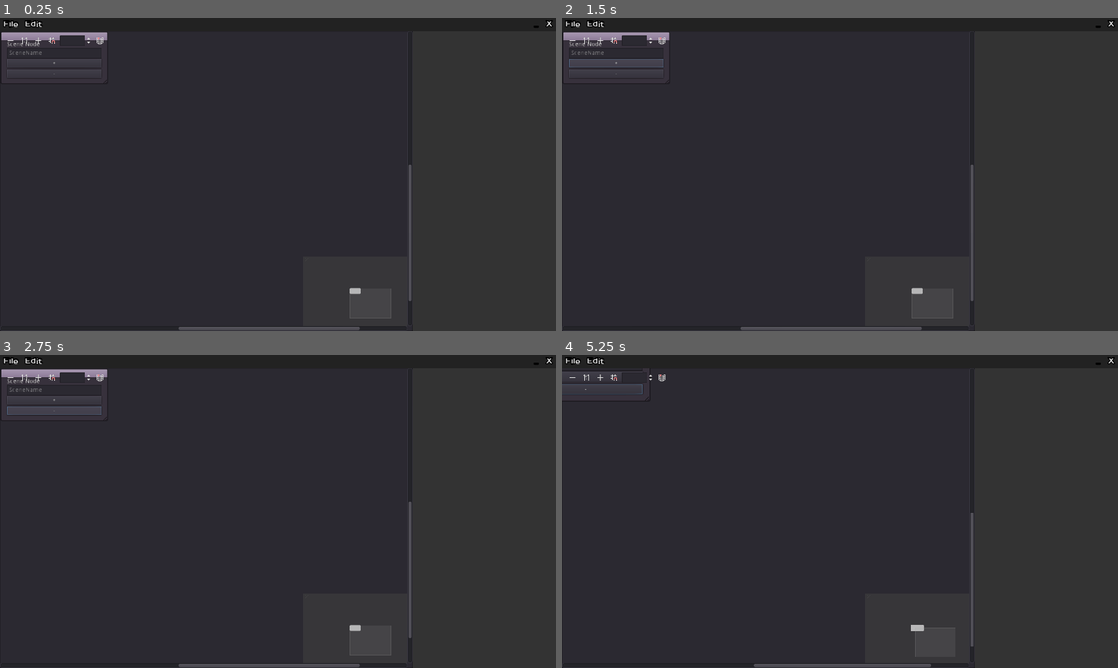
Above: before the commit, frames 1-4 (two rows, left to right).
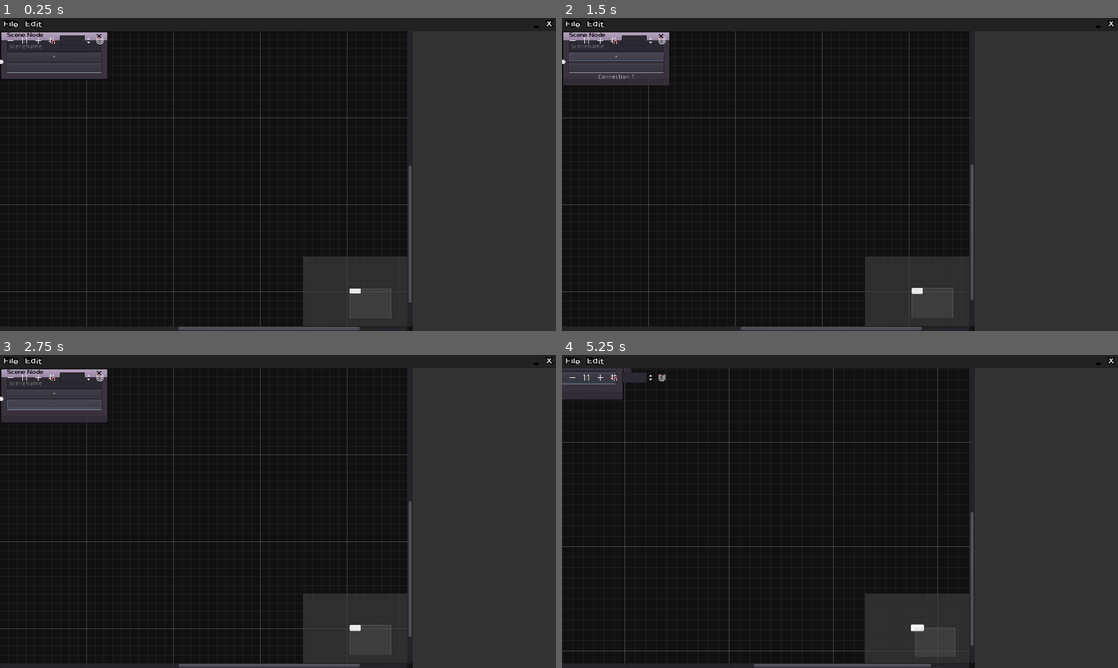
Above: after the commit, the same moments.

Repository: Mercadud/Godot-Project-Planner-Exporter
Game: Godot game, scene res://Scenes/Pages/Main Page.tscn
Same seed, same stepped clock (60 frames per second), same inputs: the game is played once before the commit and once after it. The project has no main scene, so this scene is started directly.
Inputs (mouse positions are in pixels of both pictures, inside the frame that each line leads up to):
- Up to frame 1 (0.25 s): no input
- Up to frame 2 (1.5 s): click "_" at 0.5 s; click "+" at 1.25 s
- Up to frame 3 (2.75 s): click "-" at 2 s
- Up to frame 4 (5.25 s): click "File" at 2.75 s; click "Edit" at 3.5 s; click (573, 376) at 4.25 s; click (600, 376) at 5 s

The runs differ from the first frame. In frame 1, 53% of the frame differs, in the area x 0-75%, y 4-100%; in frame 2, 53%; in frame 3, 53%; in frame 4, 56%.

Commit message:
added better things

Diff:
--- a/Scenes/Pages/Main Page.tscn
+++ b/Scenes/Pages/Main Page.tscn
@@ -1,14 +1,16 @@
-[gd_scene load_steps=5 format=2]
+[gd_scene load_steps=6 format=2]
 
 [ext_resource path="res://Fonts/Prosto_One/TitleBar.tres" type="DynamicFont" id=1]
 [ext_resource path="res://Script/titleBar/titleBar.gd" type="Script" id=2]
 [ext_resource path="res://Scenes/nodes/SceneNode.tscn" type="PackedScene" id=3]
 [ext_resource path="res://Script/Tree/Tree.gd" type="Script" id=4]
+[ext_resource path="res://Themes/dark.tres" type="Theme" id=5]
 
 [node name="Main Page" type="Control"]
 anchor_right = 1.0
 anchor_bottom = 1.0
 __meta__ = {
+"_edit_lock_": true,
 "_edit_use_anchors_": false
 }
 
@@ -29,6 +31,7 @@
 margin_bottom = -0.24
 script = ExtResource( 2 )
 __meta__ = {
+"_edit_lock_": true,
 "_edit_use_anchors_": true
 }
 
@@ -100,6 +103,7 @@
 margin_left = 0.239929
 margin_top = -0.240002
 __meta__ = {
+"_edit_lock_": true,
 "_edit_use_anchors_": false
 }
 
@@ -116,22 +120,47 @@
 margin_right = 0.239929
 script = ExtResource( 4 )
 __meta__ = {
+"_edit_lock_": true,
+"_edit_use_anchors_": false
+}
+
+[node name="right Click" type="MenuButton" parent="CanvasLayer/Tree"]
+visible = false
+margin_left = 367.164
+margin_top = 226.725
+margin_right = 379.164
+margin_bottom = 246.725
+disabled = true
+toggle_mode = false
+shortcut_in_tooltip = false
+__meta__ = {
 "_edit_use_anchors_": false
 }
 
 [node name="GraphEdit" type="GraphEdit" parent="CanvasLayer/Tree"]
 anchor_right = 1.0
 anchor_bottom = 1.0
+theme = ExtResource( 5 )
 right_disconnects = true
-use_snap = false
 __meta__ = {
 "_edit_lock_": true,
 "_edit_use_anchors_": false
 }
 
 [node name="SceneNode" parent="CanvasLayer/Tree/GraphEdit" instance=ExtResource( 3 )]
+margin_bottom = 124.0
+rect_pivot_offset = Vector2( 210.233, 176.982 )
+
+[node name="SceneNode2" parent="CanvasLayer/Tree/GraphEdit" instance=ExtResource( 3 )]
+margin_bottom = 124.0
+mouse_filter = 1
+
+[node name="Scene" parent="CanvasLayer/Tree/GraphEdit" instance=ExtResource( 3 )]
 mouse_filter = 1
 [connection signal="mouse_entered" from="CanvasLayer/tileBar" to="CanvasLayer/tileBar" method="_on_tileBar_mouse_entered"]
 [connection signal="mouse_exited" from="CanvasLayer/tileBar" to="CanvasLayer/tileBar" method="_on_tileBar_mouse_exited"]
 [connection signal="button_up" from="CanvasLayer/tileBar/colour/X" to="CanvasLayer/tileBar" method="_on_X_button_up"]
 [connection signal="button_up" from="CanvasLayer/tileBar/colour/-" to="CanvasLayer/tileBar" method="_on__button_up"]
+[connection signal="connection_request" from="CanvasLayer/Tree/GraphEdit" to="CanvasLayer/Tree" method="_on_GraphEdit_connection_request"]
+[connection signal="disconnection_request" from="CanvasLayer/Tree/GraphEdit" to="CanvasLayer/Tree" method="_on_GraphEdit_disconnection_request"]
+[connection signal="gui_input" from="CanvasLayer/Tree/GraphEdit" to="CanvasLayer/Tree" method="_on_GraphEdit_gui_input"]
--- a/Scenes/nodes/SceneNode.tscn
+++ b/Scenes/nodes/SceneNode.tscn
@@ -1,7 +1,8 @@
-[gd_scene load_steps=4 format=2]
+[gd_scene load_steps=5 format=2]
 
 [ext_resource path="res://Fonts/Prosto_One/ProstoOne-Regular.ttf" type="DynamicFontData" id=1]
 [ext_resource path="res://Script/Tree/nodes/SceneNode.gd" type="Script" id=2]
+[ext_resource path="res://Themes/dark.tres" type="Theme" id=3]
 
 [sub_resource type="DynamicFont" id=1]
 size = 13
@@ -9,18 +10,23 @@
 extra_spacing_bottom = 2
 font_data = ExtResource( 1 )
 
-[node name="SceneNode" type="GraphNode"]
+[node name="Scene" type="GraphNode" groups=[
+"Scene",
+]]
 margin_right = 250.0
-margin_bottom = 71.0
+margin_bottom = 114.0
+rect_pivot_offset = Vector2( 307.983, 44.4083 )
+theme = ExtResource( 3 )
 custom_fonts/title_font = SubResource( 1 )
-resizable = true
+title = "Scene Node"
+show_close = true
 slot/0/left_enabled = false
 slot/0/left_type = 0
-slot/0/left_color = Color( 0, 0, 0, 1 )
+slot/0/left_color = Color( 1, 1, 1, 1 )
 slot/0/right_enabled = false
 slot/0/right_type = 0
 slot/0/right_color = Color( 1, 1, 1, 1 )
-slot/1/left_enabled = false
+slot/1/left_enabled = true
 slot/1/left_type = 0
 slot/1/left_color = Color( 1, 1, 1, 1 )
 slot/1/right_enabled = false
@@ -49,48 +55,50 @@
 "_edit_use_anchors_": false
 }
 
-[node name="Label" type="Label" parent="."]
+[node name="HSeparator" type="HSeparator" parent="."]
+visible = false
 margin_left = 16.0
 margin_top = 24.0
 margin_right = 234.0
-margin_bottom = 38.0
-text = "Scene Node"
-
-[node name="HSeparator" type="HSeparator" parent="."]
-visible = false
-margin_left = 16.0
-margin_top = 39.0
-margin_right = 234.0
-margin_bottom = 43.0
+margin_bottom = 28.0
 
 [node name="SceneName" type="LineEdit" parent="."]
 margin_left = 16.0
-margin_top = 44.0
+margin_top = 29.0
 margin_right = 234.0
-margin_bottom = 68.0
+margin_bottom = 53.0
 max_length = 26
 placeholder_text = "SceneName"
 
 [node name="HSeparator2" type="HSeparator" parent="."]
 visible = false
 margin_left = 16.0
-margin_top = 69.0
+margin_top = 54.0
 margin_right = 234.0
-margin_bottom = 73.0
+margin_bottom = 58.0
 
 [node name="HBoxContainer" type="VBoxContainer" parent="."]
 margin_left = 16.0
-margin_top = 74.0
+margin_top = 59.0
 margin_right = 234.0
-margin_bottom = 118.0
+margin_bottom = 103.0
 
-[node name="Button" type="Button" parent="HBoxContainer"]
+[node name="+" type="Button" parent="HBoxContainer"]
 margin_right = 218.0
 margin_bottom = 20.0
 text = "+"
 
-[node name="Button2" type="Button" parent="HBoxContainer"]
+[node name="-" type="Button" parent="HBoxContainer"]
 margin_top = 24.0
 margin_right = 218.0
 margin_bottom = 44.0
 text = "-"
+
+[node name="HSeparator3" type="HSeparator" parent="."]
+margin_left = 16.0
+margin_top = 104.0
+margin_right = 234.0
+margin_bottom = 108.0
+[connection signal="close_request" from="." to="." method="_on_SceneNode_close_request"]
+[connection signal="button_up" from="HBoxContainer/+" to="." method="_on_plus_button_up"]
+[connection signal="button_up" from="HBoxContainer/-" to="." method="_on__button_up"]
--- a/Script/Tree/Tree.gd
+++ b/Script/Tree/Tree.gd
@@ -1,6 +1,38 @@
 extends Control
 
 onready var graph = $GraphEdit
+onready var rightClic = $"right Click"
 
 func _ready():
-	pass
+	rightClic.get_popup().add_item("Root")
+	rightClic.get_popup().add_item("Scene")
+	rightClic.get_popup().add_item("node")
+	rightClic.get_popup().add_item("Script")
+
+
+
+func _on_GraphEdit_connection_request(from, from_slot, to, to_slot):
+	graph.connect_node(from, from_slot, to, to_slot)
+
+
+func _on_GraphEdit_disconnection_request(from, from_slot, to, to_slot):
+	graph.disconnect_node(from, from_slot, to, to_slot)
+
+func _input(event):
+	if Input.is_action_just_pressed("right Click"):
+		rightClic.visible = true
+		rightClic.disabled = false
+		rightClic.get_popup().popup(Rect2(get_local_mouse_position(), Vector2(100, 80) ))
+	elif Input.is_action_just_pressed("leftClick"):
+		rightClic.visible = false
+		rightClic.disabled = true
+
+
+func _on_GraphEdit_gui_input(event):
+	if Input.is_action_just_pressed("right Click"):
+		rightClic.visible = true
+		rightClic.disabled = false
+		rightClic.rect_position = get_local_mouse_position()
+	if Input.is_action_just_pressed("leftClick"):
+		rightClic.visible = false
+		rightClic.disabled = true
--- a/Script/Tree/nodes/SceneNode.gd
+++ b/Script/Tree/nodes/SceneNode.gd
@@ -1,5 +1,43 @@
 extends GraphNode
 
+onready var connections = $"."
+
+var addSlot = 5
 
 func _ready():
-	pass
+	updateSize()
+
+func updateConnections():
+	for i in [addSlot]:
+		self.set_slot(i-1, false, 0, Color(1,0,0,1), true, 0,  Color(1,0,0,1), null, null)
+		updateSize()
+
+func _on__button_up():
+	if connections.get_child_count() != 5:
+		connections.get_child(connections.get_child_count()-1).queue_free()
+		addSlotCountDown()
+	updateSize()
+
+
+func _on_plus_button_up():
+	addSlotCountUp()
+	var label = Label.new()
+	label.align = Label.ALIGN_CENTER
+	connections.add_child(label)
+	label.text = "Connection " + str(connections.get_child_count() - 5)
+	updateConnections()
+	updateSize()
+
+func addSlotCountUp():
+	addSlot += 1
+
+func addSlotCountDown():
+	if addSlot != 5:
+		addSlot -= 1
+
+func updateSize():
+	rect_size.y = 0
+
+
+func _on_SceneNode_close_request():
+	queue_free()
--- a/Script/titleBar/titleBar.gd
+++ b/Script/titleBar/titleBar.gd
@@ -9,6 +9,7 @@
 			dragPoint = get_local_mouse_position()
 		if Input.is_action_pressed("leftClick"):
 			OS.window_position += get_global_mouse_position() - dragPoint
+
 
 
 func _on_tileBar_mouse_entered():
--- a/Themes/dark.tres
+++ b/Themes/dark.tres
@@ -1,6 +1,23 @@
-[gd_resource type="Theme" format=2]
+[gd_resource type="Theme" load_steps=2 format=2]
+
+[sub_resource type="StyleBoxFlat" id=1]
+bg_color = Color( 0.6, 0.6, 0.6, 0 )
 
 [resource]
+GraphEdit/colors/activity = Color( 1, 1, 1, 1 )
+GraphEdit/colors/grid_major = Color( 1, 1, 1, 0.2 )
+GraphEdit/colors/grid_minor = Color( 1, 1, 1, 0.05 )
+GraphEdit/colors/selection_fill = Color( 1, 1, 1, 0.3 )
+GraphEdit/colors/selection_stroke = Color( 1, 1, 1, 0.8 )
+GraphEdit/constants/bezier_len_neg = 160
+GraphEdit/constants/bezier_len_pos = 80
+GraphEdit/constants/port_grab_distance_horizontal = 48
+GraphEdit/constants/port_grab_distance_vertical = 6
+GraphEdit/icons/minus = null
+GraphEdit/icons/more = null
+GraphEdit/icons/reset = null
+GraphEdit/icons/snap = null
+GraphEdit/styles/bg = SubResource( 1 )
 MenuButton/colors/font_color = Color( 0.88, 0.88, 0.88, 1 )
 MenuButton/colors/font_color_disabled = Color( 1, 1, 1, 0.3 )
 MenuButton/colors/font_color_hover = Color( 0.94, 0.94, 0.94, 1 )
@@ -12,39 +29,3 @@
 MenuButton/styles/hover = null
 MenuButton/styles/normal = null
 MenuButton/styles/pressed = null
-Tree/colors/custom_button_font_highlight = Color( 0.94, 0.94, 0.94, 1 )
-Tree/colors/drop_position_color = Color( 1, 0.3, 0.2, 1 )
-Tree/colors/font_color = Color( 0.69, 0.69, 0.69, 1 )
-Tree/colors/font_color_selected = Color( 1, 1, 1, 1 )
-Tree/colors/guide_color = Color( 0, 0, 0, 0.1 )
-Tree/colors/relationship_line_color = Color( 0.27, 0.27, 0.27, 1 )
-Tree/colors/title_button_color = Color( 0.88, 0.88, 0.88, 1 )
-Tree/constants/button_margin = 4
-Tree/constants/draw_guides = 1
-Tree/constants/draw_relationship_lines = 0
-Tree/constants/hseparation = 4
-Tree/constants/item_margin = 12
-Tree/constants/scroll_border = 4
-Tree/constants/scroll_speed = 12
-Tree/constants/vseparation = 4
-Tree/fonts/font = null
-Tree/fonts/title_button_font = null
-Tree/icons/arrow = null
-Tree/icons/arrow_collapsed = null
-Tree/icons/checked = null
-Tree/icons/select_arrow = null
-Tree/icons/unchecked = null
-Tree/icons/updown = null
-Tree/styles/bg = null
-Tree/styles/bg_focus = null
-Tree/styles/button_pressed = null
-Tree/styles/cursor = null
-Tree/styles/cursor_unfocused = null
-Tree/styles/custom_button = null
-Tree/styles/custom_button_hover = null
-Tree/styles/custom_button_pressed = null
-Tree/styles/selected = null
-Tree/styles/selected_focus = null
-Tree/styles/title_button_hover = null
-Tree/styles/title_button_normal = null
-Tree/styles/title_button_pressed = null
--- a/project.godot
+++ b/project.godot
@@ -33,6 +33,11 @@
 "events": [ Object(InputEventMouseButton,"resource_local_to_scene":false,"resource_name":"","device":0,"alt":false,"shi …(212 unchanged characters)…
  ]
 }
+"right Click"={
+"deadzone": 0.5,
+"events": [ Object(InputEventMouseButton,"resource_local_to_scene":false,"resource_name":"","device":0,"alt":false,"shift":false,"control":false,"meta":false,"command":false,"button_mask":0,"position":Vector2( 0, 0 ),"global_position":Vector2( 0, 0 ),"factor":1.0,"button_index":2,"pressed":false,"doubleclick":false,"script":null)
+ ]
+}
 
 [rendering]
 
